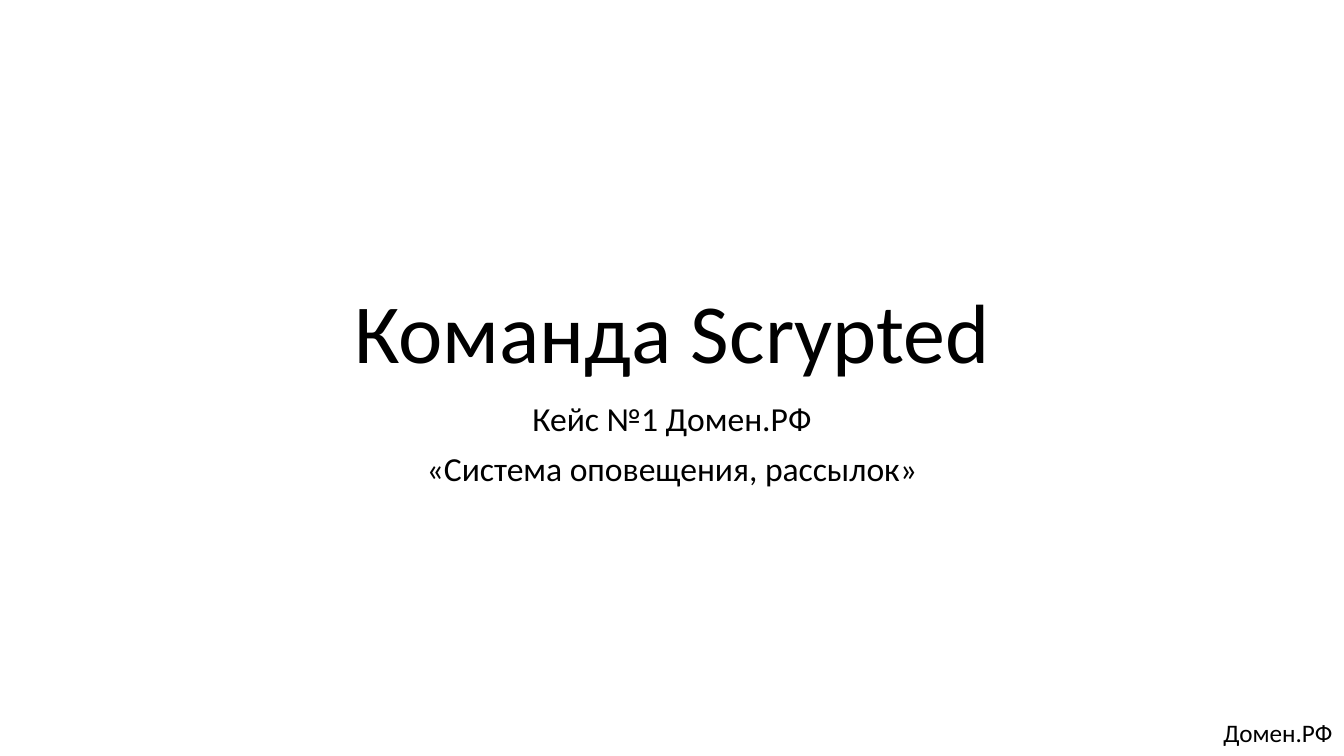
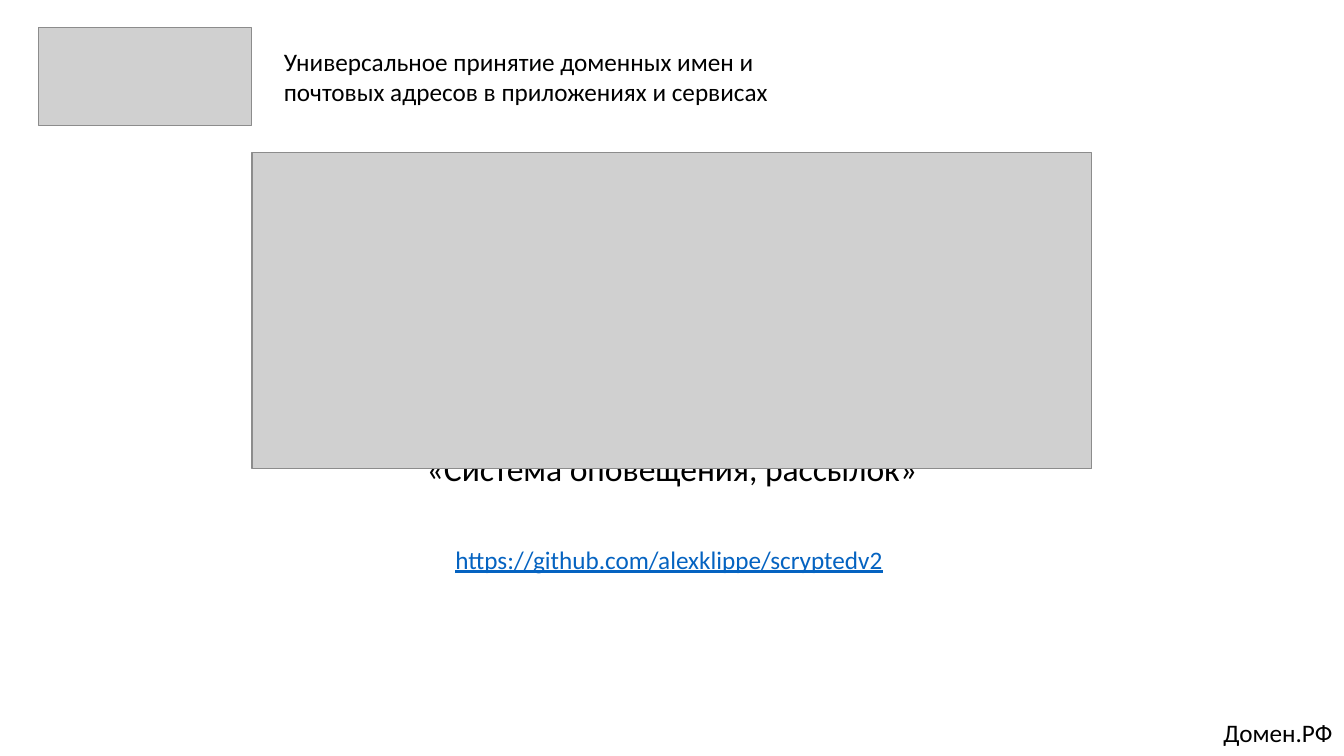
Before and after one commit to alexklippe/scryptedv2, a slide deck: slide 1 of Презентация_Команда Scrypted_кейс1.pptx. Drawn at 1344x756 pixels with LibreOffice and Linux fonts; fonts in the diff are those of the drawing; grey boxes stand for pictures. Boxes give left, top, right and bottom in pixels: in the first picture for what was removed or moved away, otherwise in the second. Text is boxed around its words. In the diff, an @@ line names an element or a change of style, - is before the commit and + after.

```diff
--- a/Презентация_Команда Scrypted_кейс1.pptx
+++ b/Презентация_Команда Scrypted_кейс1.pptx
@@ picture added at box(38, 28, 252, 126) @@
@@ text added at box(284, 54, 768, 105), 18 pt, text #000000 @@
+Универсальное принятие доменных имен и
+почтовых адресов в приложениях и сервисах
@@ picture added at box(252, 152, 1092, 469) @@
@@ title removed at box(354, 304, 989, 377) @@
-Команда Scrypted
@@ text added at box(455, 551, 882, 574), 18 pt, text #0563C1, underline @@
+https://github.com/alexklippe/scryptedv2
```
Also in this commit, not shown: 4 other slides changed, 1 slide removed.
